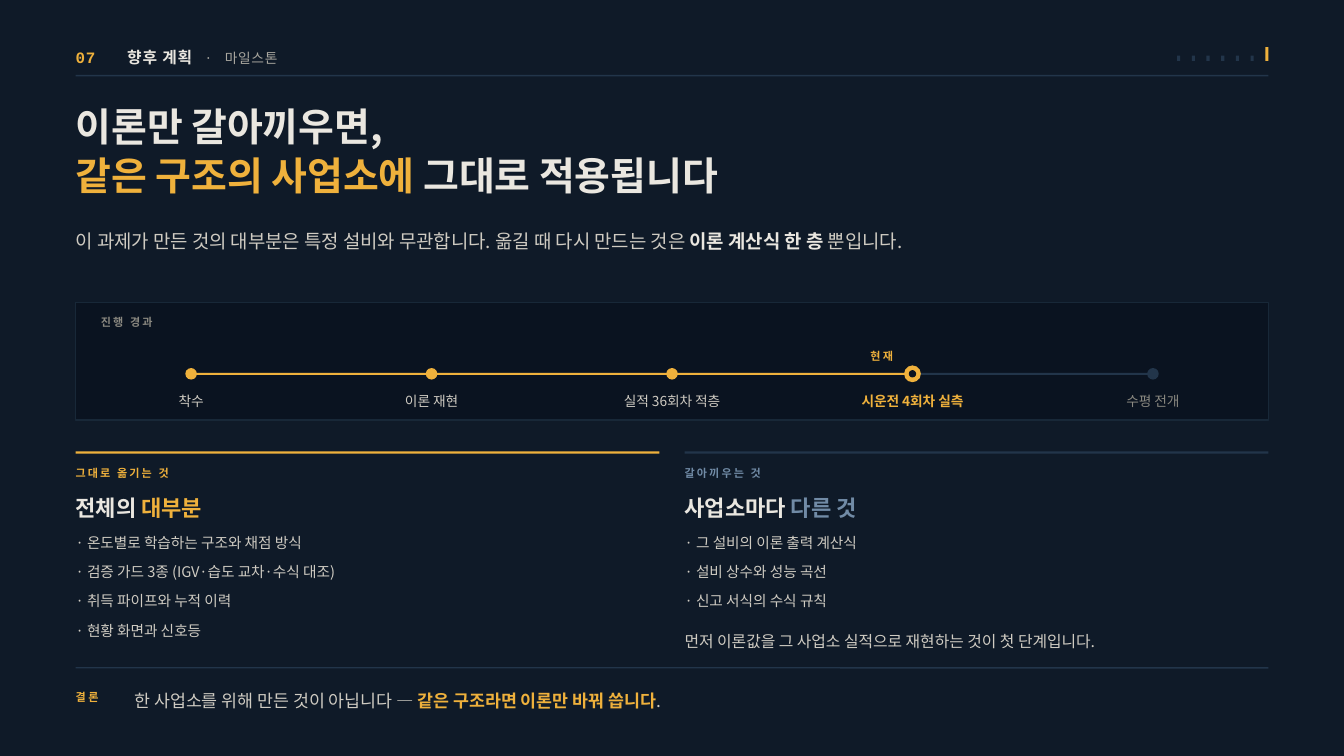
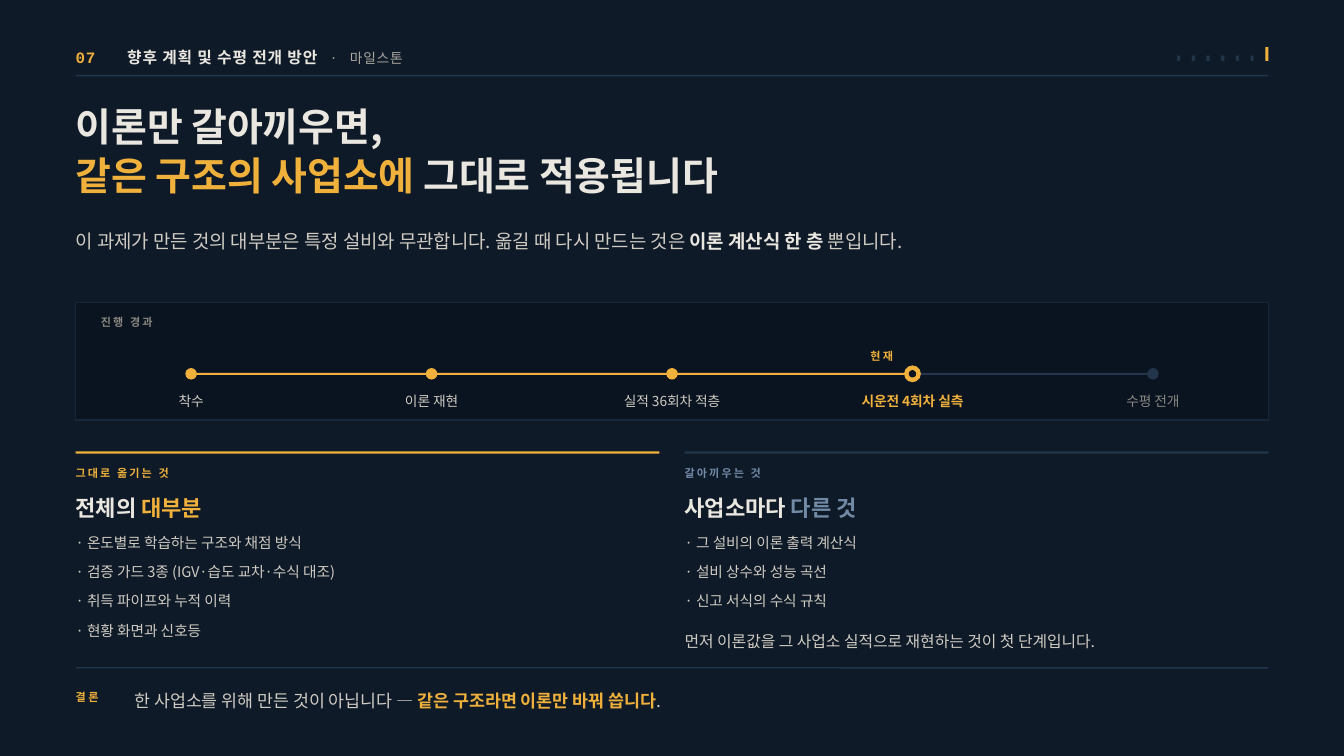
Before and after one commit to jooh-ai/Narae-AI, a slide deck: slide 16 of docs/ppt/위례_공급가능용량_최종발표.pptx. Drawn at 1344x756 pixels with LibreOffice and Linux fonts; fonts in the diff are those of the drawing. Boxes give left, top, right and bottom in pixels: in the first picture for what was removed or moved away, otherwise in the second. Text is boxed around its words. In the diff, an @@ line names an element or a change of style, - is before the commit and + after.

```diff
--- a/docs/ppt/위례_공급가능용량_최종발표.pptx
+++ b/docs/ppt/위례_공급가능용량_최종발표.pptx
@@ text at (76,49,403,65): text changed; text colour #A9A79F to #EAE7E0 @@
-07 향후 계획 · 마일스톤
+07 향후 계획 및 수평 전개 방안 · 마일스톤
```
Also in this commit, not shown: 13 other slides changed, 1 other file.
